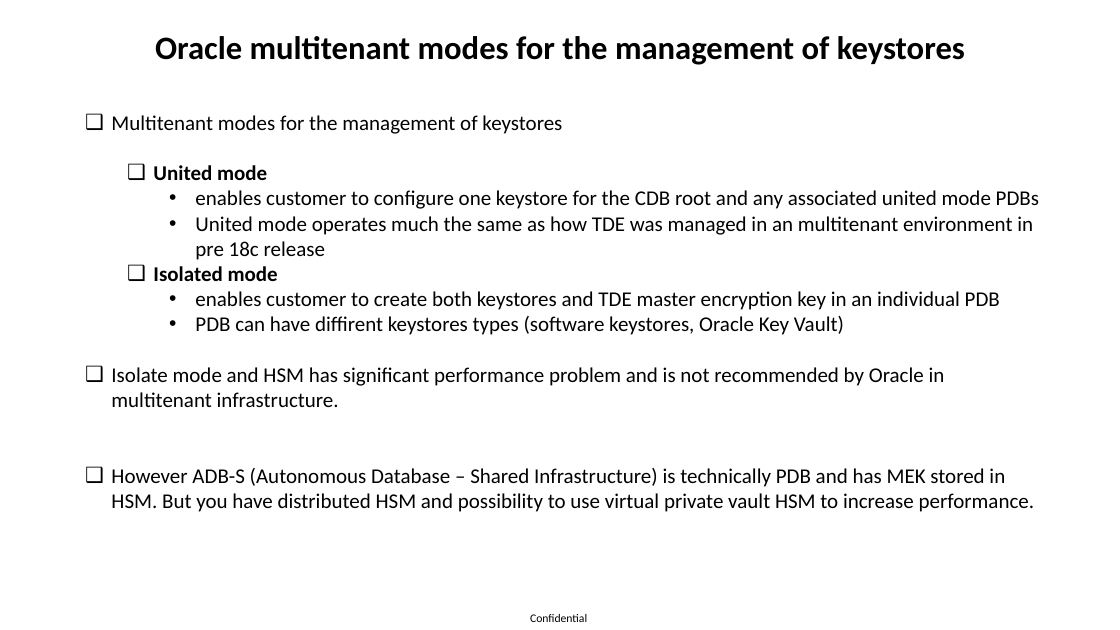
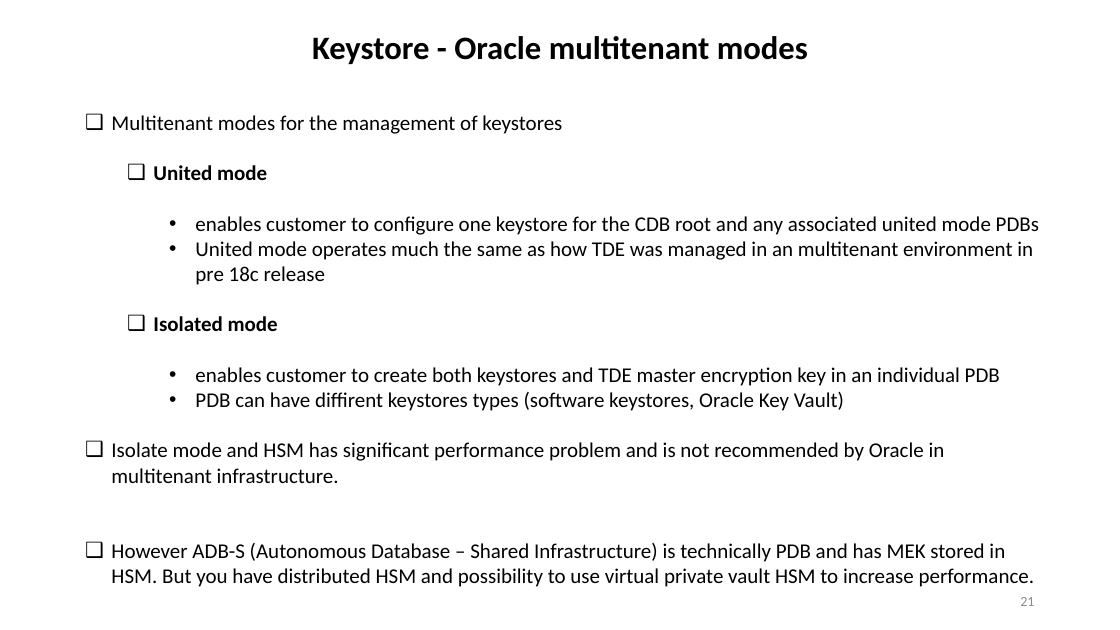
Before and after one commit to zizu1985/DOAG_OKV_EXACC, a slide deck: slide 21 of Oracle_Key_Vault_Overview.pptx. Drawn at 1120x630 pixels with LibreOffice and Linux fonts; fonts in the diff are those of the drawing; background and template pictures are left out. Boxes give left, top, right and bottom in pixels: in the first picture for what was removed or moved away, otherwise in the second. Text is boxed around its words. In the diff, an @@ line names an element or a change of style, - is before the commit and + after.

```diff
--- a/Oracle_Key_Vault_Overview.pptx
+++ b/Oracle_Key_Vault_Overview.pptx
@@ text at box(312, 36, 808, 64): text changed @@
-Oracle multitenant modes for the management of keystores
+Keystore - Oracle multitenant modes
@@ text "Multitenant modes for the management ..." rewrapped from box(111, 115, 1039, 512) to box(111, 115, 1039, 587) @@
@@ page number added at box(1020, 597, 1034, 606), 12 pt, text #8C8C8C @@
+21
@@ text removed at box(530, 614, 587, 622) @@
-Confidential
```
Also in this commit, not shown: 11 other slides changed.
